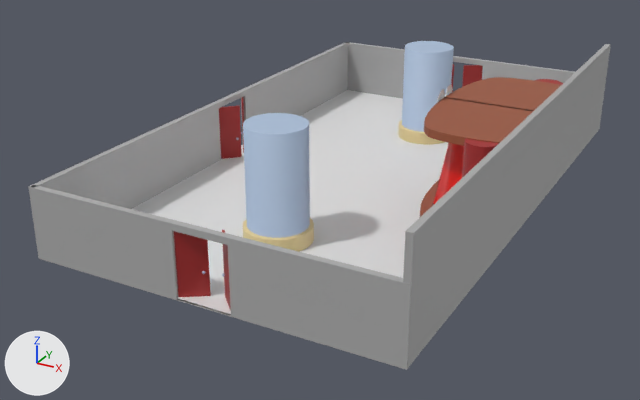
A saved change to the Blender file theroom/excersizes/teater/theater.blend.
The view is the same before and after, from a 50 mm camera at (24.4, -51.6, 23.5) aimed at (-2.1, -3.4, -0.6). The lights are fixed; the arrows at lower left show +X, +Y and +Z.
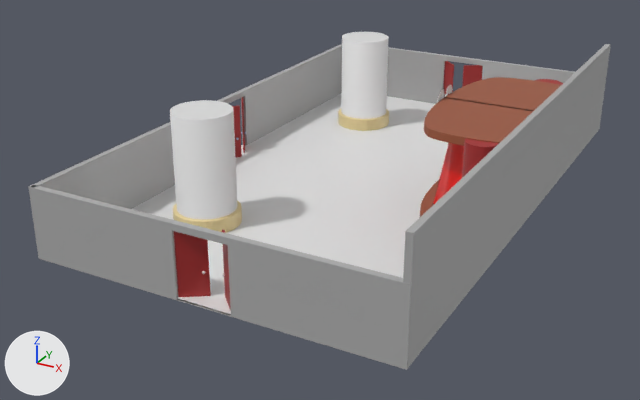
Location of each change, [x1, y1, x2, y2] in pixels of the pictures (640 x 400 px):
'Søjle 2.001', recoloured, moved
    before: [243, 113, 314, 252]
    after: [170, 100, 242, 233]
'Søjle 2', recoloured, moved
    before: [398, 41, 454, 145]
    after: [338, 32, 389, 131]

The change in detail:
Material 'Material.007' (mat_material_007) changes colour from blue #b0c4de to light grey #e2e2e2; in linear values from (0.434, 0.552, 0.73) to (0.763, 0.763, 0.763).
Object 'Søjle 2.001' (ob_søjle_2_001) moves from (-0.8, -10.86, 3.62) to (-5.96, -10.86, 3.62).
Object 'Søjle 2' (ob_søjle_2) moves from (-0.28, 10.48, 3.53) to (-5.92, 11.02, 3.53).
